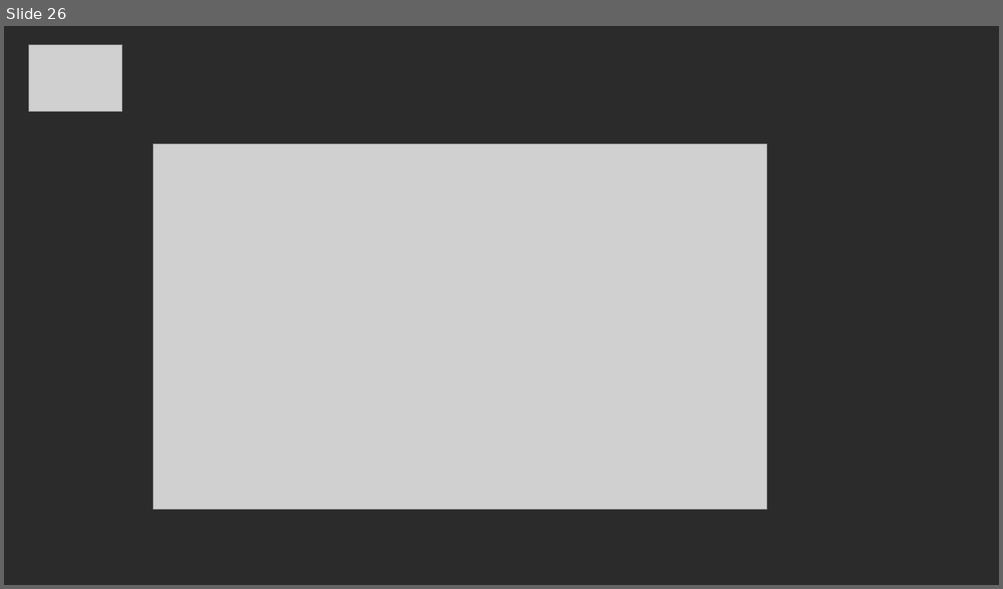
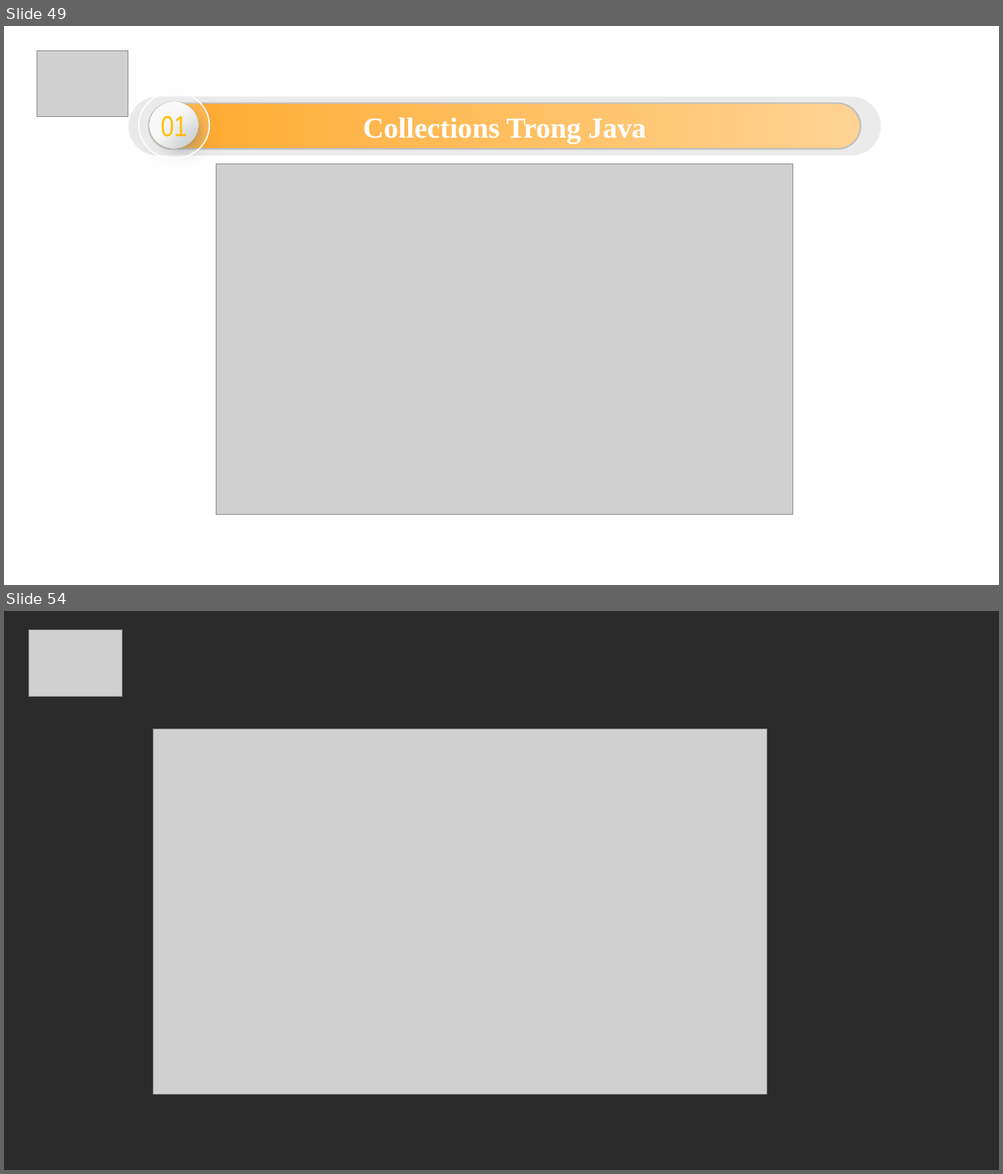
Before and after one commit to sonnguyen17099/t3h_slide, a slide deck: Bài 5.pptx. Shown one above the other, each under a label of ours: slide 26 before the commit, slides 49 and 54 after it; the slides between them are not shown. The pictures are 1003x589 and 1003x1174 pixels, drawn with LibreOffice and Linux fonts; fonts in the diff are those of the drawing; grey boxes stand for pictures; background and template pictures are left out; a plain dark background stands for a picture behind light text. Boxes give left, top, right and bottom in pixels: in the first picture for what was removed or moved away, otherwise in the second. Text is boxed around its words. In the diff, an @@ line names an element or a change of style, - is before the commit and + after.

```diff
--- a/Bài 5.pptx
+++ b/Bài 5.pptx
@@ slide 49 added at (4,26,999,585), background #FFFFFF @@
@@ picture added at (37,50,128,116) @@
@@ group added at (134,88,240,195): 3 ellipses, 1 freeform shape @@
+01
@@ rounded rectangle added at (128,97,881,156), fill #D9D9D9 at 50% opacity @@
@@ rounded rectangle added at (149,104,860,149), fill gradient #FFAA2D to #FFD393, outline #FFFFFF 1.5 pt, 28 pt, text #FFFFFF, bold @@
+Collections Trong Java
@@ picture added at (216,164,793,514) @@
@@ what was slide 26 is now slide 54 @@
```
Also in this commit, not shown: 27 other slides added.
